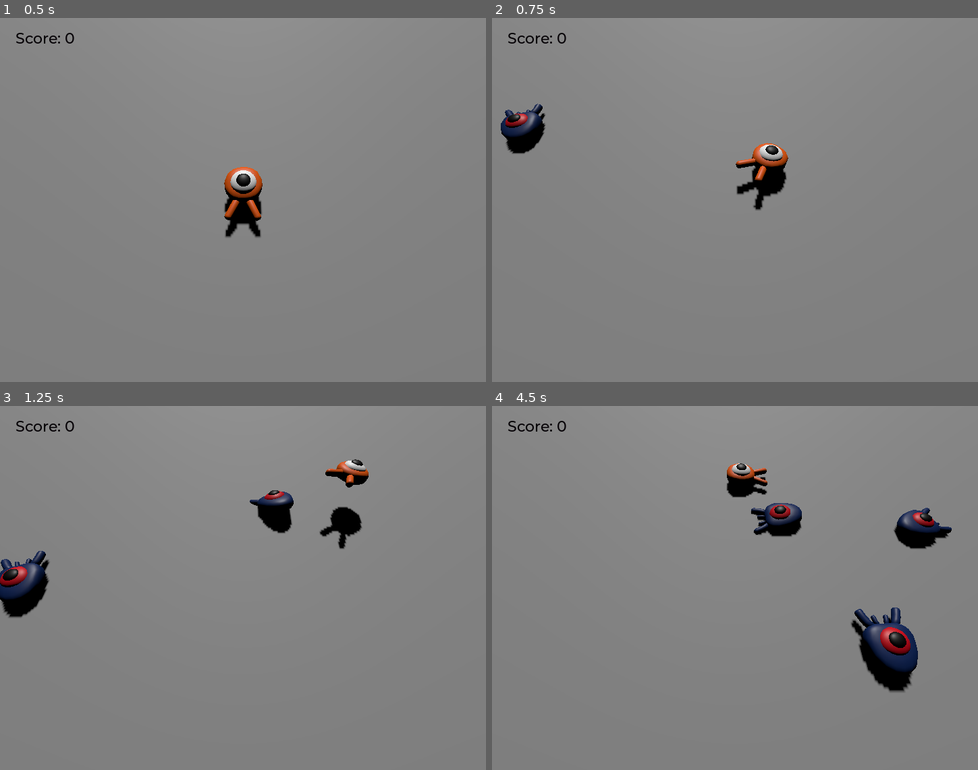
Above: before the commit, frames 1-4 (two rows, left to right).
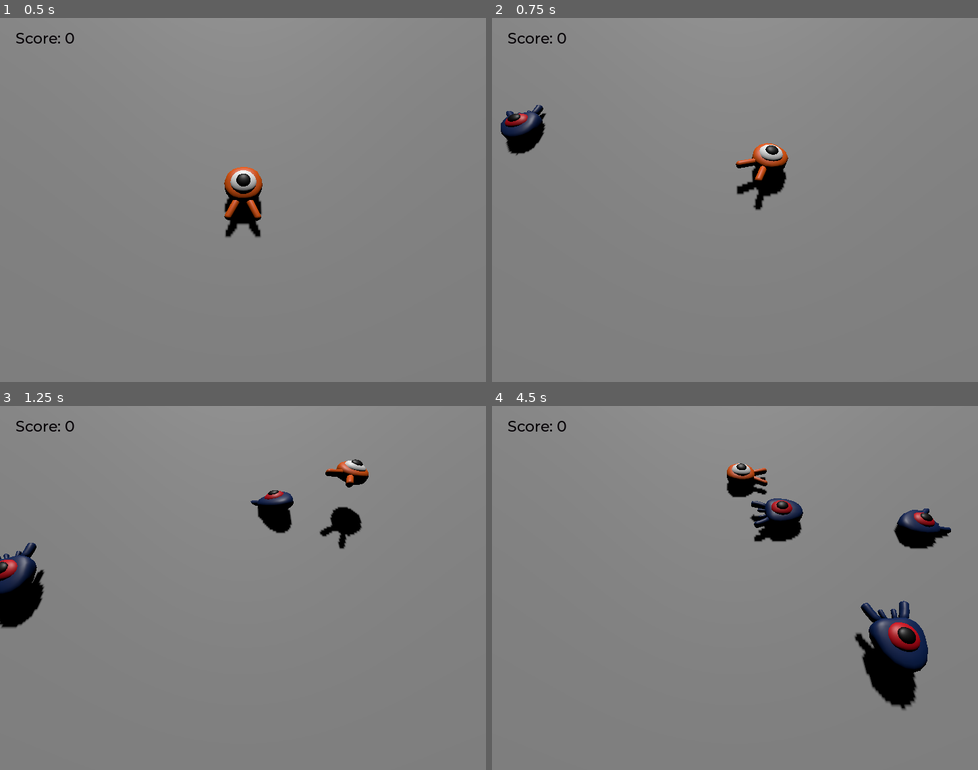
Above: after the commit, the same moments.

Repository: yMoutella/Squash_the_creeps
Game: Godot game, scene res://main.tscn
The game is run twice, just before and just after one commit, with the same random seed, the same clock (stepped at 60 frames per second) and the same inputs.
Inputs:
- Up to frame 1 (0.5 s): no input
- Up to frame 2 (0.75 s): tap Enter (ui_accept) at 0.5 s; hold Right (move_right) from 0.53 s (still down); hold Up (move_foward) from 0.53 s (still down)
- Up to frame 3 (1.25 s): keep holding Right (move_right); keep holding Up (move_foward); tap Space (jump) at 0.77 s
- Up to frame 4 (4.5 s): release Right (move_right) at 1.28 s; release Up (move_foward) at 1.28 s; hold S (move_back) 1.28-2.03 s; tap Up (move_foward) at 1.35, 2.85, 4.35 s; tap Space (jump) at 1.52, 3.02, 3.77 s; hold Up (move_foward) 2.03-2.78 s; hold Right (move_right) 2.03-3.53 s; tap Enter (ui_accept) at 2.75 s; hold Up (move_foward) 3.53-4.28 s; hold Left (move_left) from 3.53 s (still down)

Frame 1 is identical in both runs. In frame 2, less than 0.1% of the frame differs, in the area x 1-12%, y 23-38%; in frame 3, 1.4%; in frame 4, 3.1%, in the area x 53-95%, y 25-84%.

Commit message:
enemy animation

Diff:
--- a/mob.tscn
+++ b/mob.tscn
@@ -1,10 +1,53 @@
-[gd_scene load_steps=4 format=3 uid="uid://defdm2qdva75q"]
+[gd_scene load_steps=8 format=3 uid="uid://defdm2qdva75q"]
 
 [ext_resource type="PackedScene" uid="uid://bicorb7we351t" path="res://art/mob.glb" id="1_dy6sc"]
 [ext_resource type="Script" uid="uid://c5wp01kn08qxe" path="res://mob.gd" id="1_nokgg"]
 
 [sub_resource type="BoxShape3D" id="BoxShape3D_dy6sc"]
 size = Vector3(1.8, 1, 1.8)
+
+[sub_resource type="Animation" id="Animation_nokgg"]
+resource_name = "float"
+
+[sub_resource type="Animation" id="Animation_ubaqv"]
+resource_name = "RESET"
+length = 0.001
+
+[sub_resource type="Animation" id="Animation_p11y5"]
+resource_name = "float"
+length = 1.2
+loop_mode = 1
+tracks/0/type = "value"
+tracks/0/imported = false
+tracks/0/enabled = true
+tracks/0/path = NodePath("Pivot/Character:position")
+tracks/0/interp = 1
+tracks/0/loop_wrap = true
+tracks/0/keys = {
+"times": PackedFloat32Array(0.3, 0.7, 1.2),
+"transitions": PackedFloat32Array(0.43527552, 2.6390183, 0.43527463),
+"update": 0,
+"values": [Vector3(0, 0, 0), Vector3(0, 0.65, 0), Vector3(0, 0.35, 0)]
+}
+tracks/1/type = "value"
+tracks/1/imported = false
+tracks/1/enabled = true
+tracks/1/path = NodePath("Pivot/Character:rotation")
+tracks/1/interp = 1
+tracks/1/loop_wrap = true
+tracks/1/keys = {
+"times": PackedFloat32Array(0.1, 0.5, 1.2),
+"transitions": PackedFloat32Array(1, 0.40612635, 0.43527463),
+"update": 0,
+"values": [Vector3(0, 0, 0), Vector3(0.13962634, 0, 0), Vector3(-0.15707964, 0, 0)]
+}
+
+[sub_resource type="AnimationLibrary" id="AnimationLibrary_s5nov"]
+_data = {
+&"RESET": SubResource("Animation_ubaqv"),
+&"float": SubResource("Animation_nokgg"),
+&"float (2)": SubResource("Animation_p11y5")
+}
 
 [node name="Mob" type="CharacterBody3D" groups=["mob"]]
 collision_layer = 2
@@ -14,6 +57,7 @@
 [node name="Pivot" type="Node3D" parent="."]
 
 [node name="Character" parent="Pivot" instance=ExtResource("1_dy6sc")]
+transform = Transform3D(1, 0, 0, 0, 0.98768836, 0.15643448, 0, -0.15643448, 0.98768836, 0, 0.35, 0)
 
 [node name="CollisionShape3D" type="CollisionShape3D" parent="."]
 transform = Transform3D(1, 0, 0, 0, 1, 0, 0, 0, 1, 0, 0.25, 0)
@@ -23,4 +67,10 @@
 transform = Transform3D(1, 0, 0, 0, 1, 0, 0, 0, 1, 0, 0.8, 0)
 aabb = AABB(-1, -1, -1, 1.8, 1, 1.8)
 
+[node name="AnimationPlayer" type="AnimationPlayer" parent="."]
+libraries = {
+&"": SubResource("AnimationLibrary_s5nov")
+}
+autoplay = "float (2)"
+
 [connection signal="screen_exited" from="VisibleOnScreenEnabler3D" to="." method="_on_visible_on_screen_enabler_3d_screen_exited"]
--- a/player.tscn
+++ b/player.tscn
@@ -40,6 +40,7 @@
 }
 
 [sub_resource type="Animation" id="Animation_i3pqv"]
+resource_name = "RESET"
 length = 0.001
 tracks/0/type = "value"
 tracks/0/imported = false
